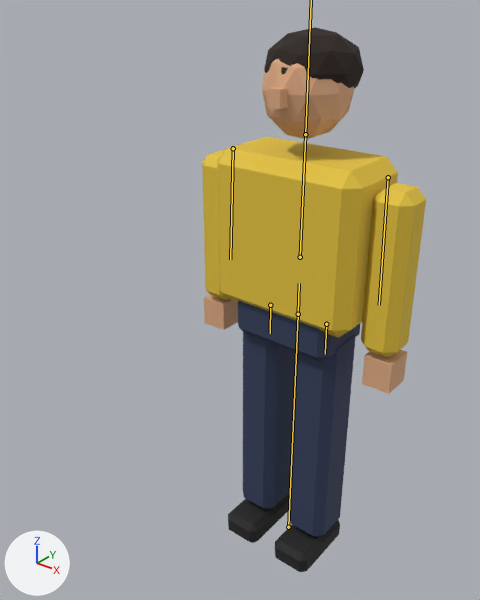
Two versions of the glTF model public/assets/player.glb, one commit apart.
One viewpoint serves both versions: a 50 mm lens placed at (1.059, -1.626, 1.907), pointed at (-0.108, -0.168, 1.003). Every picture has the same lights, and +X, +Y and +Z are marked at lower left. The older version comes first. The bones that bend it are drawn over the model as lines.

The first picture shows 'player_arm.L', 'player_arm.R', 'player_hair', 'player_hand.L', 'player_hand.R', 'player_head', 'player_leg.L', 'player_leg.R', 'player_nose', 'player_pelvis', 'player_shoe.L', 'player_shoe.R', 'player_torso'.
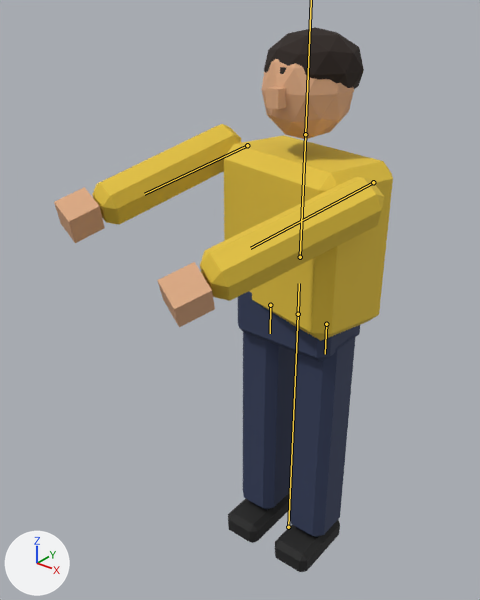
The newer file adds an action. The first version stands in its rest pose; the second is drawn at frame 4 of the action 'AimBat'.

The edits, one by one:
Bone 'chest' (bone_chest) turns from (0, 0, 0) to (0, -14, 0) degrees about its own x, y and z.
Bone 'arm.L' (bone_arm_l) turns from (0, 0, 0) to (-68, 0, 30) degrees about its own x, y and z.
Bone 'arm.R' (bone_arm_r) turns from (0, 0, 0) to (-72, 0, 26) degrees about its own x, y and z.
Bone 'head' (bone_head) turns from (0, 0, 0) to (0, 12, 0) degrees about its own x, y and z.

Pixel boxes [x1, y1, x2, y2] of what changed, in the pictures (480 x 600 px):
'player_torso', posed (7% narrower): before [217, 137, 398, 338]; after [224, 135, 393, 341]
'player_arm.L', posed (182% wider, 29% shorter): before [361, 183, 426, 357]; after [200, 177, 385, 301]
'player_arm.R', posed: before [202, 150, 228, 300]; after [92, 124, 241, 224]
'player_hair', posed: [264, 27, 364, 89] in both
'player_hand.L', posed: before [362, 349, 407, 394]; after [157, 262, 215, 327]
'player_hand.R', posed: before [204, 294, 238, 330]; after [54, 187, 105, 243]
'player_nose', posed: before [268, 87, 288, 109]; after [266, 87, 286, 109]
bone 'arm.L', root to tip: before (388, 177) to (379, 305); after (373, 182) to (250, 248)
bone 'arm.R', root to tip: before (233, 148) to (230, 259); after (247, 145) to (144, 194)
